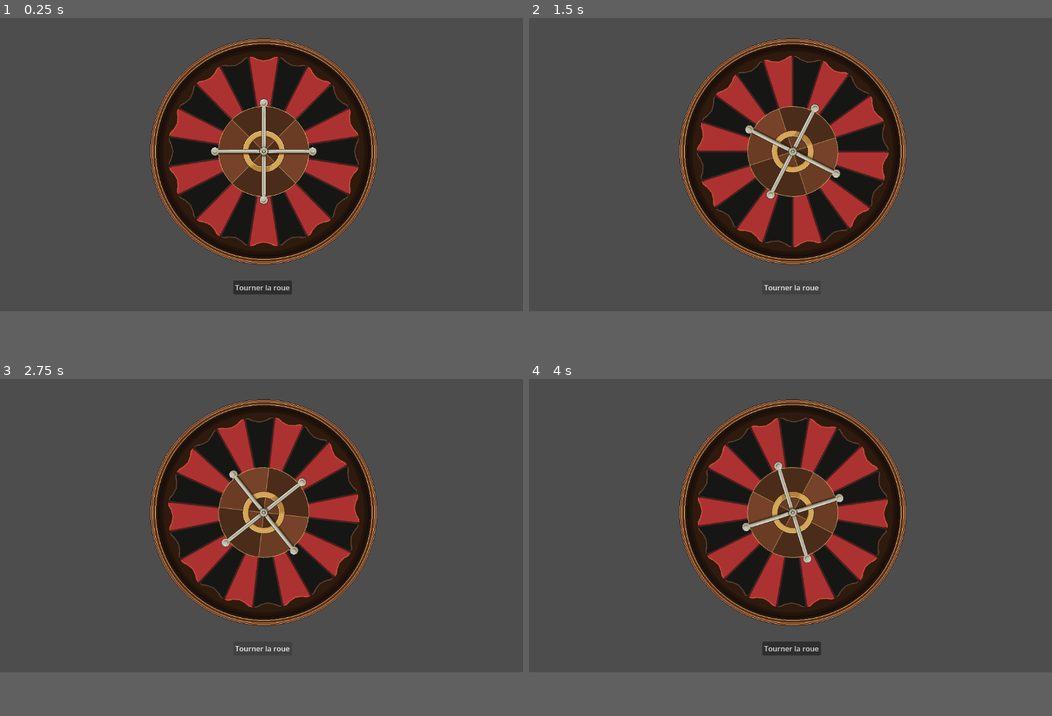
Above: before the commit, frames 1-4 (two rows, left to right).
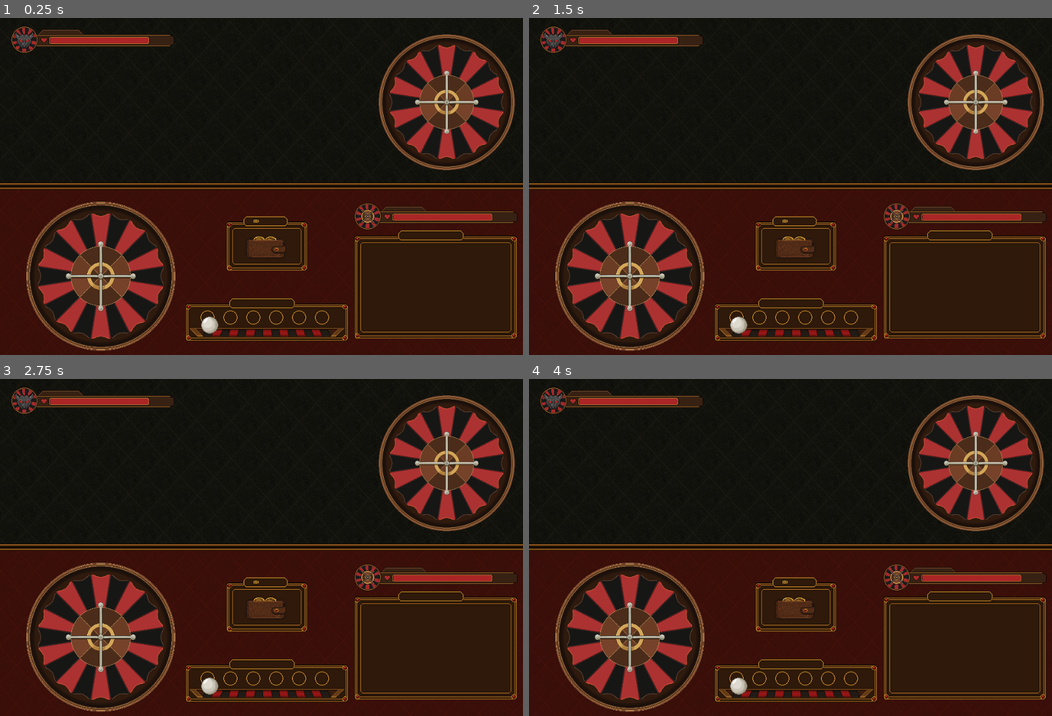
Above: after the commit, the same moments.

Repository: mgrass-dev/spin-it
Game: Godot game, scene res://scenes/main.tscn
The game is run twice, just before and just after one commit, with the same random seed, the same clock (stepped at 60 frames per second) and the same inputs.
Inputs (mouse positions are in pixels of both pictures, inside the frame that each line leads up to):
- Up to frame 1 (0.25 s): no input
- Up to frame 2 (1.5 s): click (790, 287) at 0.5 s, where only the run before the commit has a clickable "Tourner la roue"; click (790, 287) at 1.25 s, where only the run before the commit has a clickable "Tourner la roue"
- Up to frame 3 (2.75 s): click (261, 648) at 2 s, where only the run before the commit has a clickable "Tourner la roue"
- Up to frame 4 (4 s): move the mouse to (905, 510) at 2.77 s; click (905, 510) at 2.92 s; drag from (685, 540) to (858, 523) at 3.52 s
In our replay, the window is 799x449 before the commit and 799x516 after it. These sizes can differ from the game's own. Grey fills any space a smaller window leaves; there, only what the larger window draws over its background counts as a difference.

The runs differ from the first frame. In frame 1, 83% of the frame differs, in the area x 0-100%, y 0-100%; in frame 2, 83%; in frame 3, 83%; in frame 4, 83%.

Commit message:
feat: implement battle layout with drag-to-spin ball mechanic
- Set viewport to 960x620 matching sprite dimensions
- Build full battle scene: backgrounds, separator, health bars, two wheels, wallet/ball/modifier HUDs
- Replace spin button with drag-and-drop ball: pick up ball to start wheel spinning, drop on wheel to decelerate and land precisely on a random item
- Ball renders above wheel (z_index=2); backgrounds scaled 1.1x vertically to eliminate gaps around separator

Diff:
--- a/project.godot
+++ b/project.godot
@@ -15,6 +15,11 @@
 config/features=PackedStringArray("4.6", "GL Compatibility")
 config/icon="res://icon.svg"
 
+[display]
+
+window/size/viewport_width=960
+window/size/viewport_height=620
+
 [physics]
 
 3d/physics_engine="Jolt Physics"
--- a/scenes/ball.tscn
+++ b/scenes/ball.tscn
@@ -3,14 +3,8 @@
 [ext_resource type="Script" uid="uid://cvqb5r8kmt123" path="res://scripts/ball.gd" id="1_bi001"]
 [ext_resource type="Texture2D" uid="uid://ddyqso6d2sm6k" path="res://sprites/billes/bille_blanche.png" id="2_bi002"]
 
-[sub_resource type="CircleShape2D" id="CircleShape2D_bi003"]
-radius = 16.0
-
-[node name="Ball" type="RigidBody2D"]
+[node name="Ball" type="Node2D"]
 script = ExtResource("1_bi001")
 
 [node name="Sprite2D" type="Sprite2D" parent="."]
 texture = ExtResource("2_bi002")
-
-[node name="CollisionShape2D" type="CollisionShape2D" parent="."]
-shape = SubResource("CircleShape2D_bi003")
--- a/scenes/main.tscn
+++ b/scenes/main.tscn
@@ -1,29 +1,65 @@
 [gd_scene format=3 uid="uid://bjmfvq2gql273"]
 
-[ext_resource type="PackedScene" uid="uid://b1oi25satqc2b" path="res://scenes/wheel.tscn" id="1_0wfyh"]
-[ext_resource type="Script" uid="uid://clsveshb4uka" path="res://scripts/main.gd" id="1_sugp2"]
-[ext_resource type="PackedScene" uid="uid://8kp7fp086lf0" path="res://scenes/spin_button.tscn" id="2_sugp2"]
+[ext_resource type="PackedScene" uid="uid://b1oi25satqc2b" path="res://scenes/wheel.tscn" id="1_wheel"]
+[ext_resource type="Script" uid="uid://clsveshb4uka" path="res://scripts/main.gd" id="1_script"]
+[ext_resource type="PackedScene" uid="uid://d8rin1idfaff" path="res://scenes/ball.tscn" id="2_ball"]
+[ext_resource type="Texture2D" uid="uid://dkebnr0474l07" path="res://sprites/background/fond_ennemi.png" id="3_enemy_bg"]
+[ext_resource type="Texture2D" uid="uid://dufvspmj8ri5g" path="res://sprites/background/fond_joueur.png" id="4_player_bg"]
+[ext_resource type="Texture2D" uid="uid://dgu3bykqg77sd" path="res://sprites/background/barre_de_séparation.png" id="5_separator"]
+[ext_resource type="Texture2D" uid="uid://d08syq3ek6nee" path="res://sprites/hud/barre_de_vie_ennemi.png" id="6_enemy_hp"]
+[ext_resource type="Texture2D" uid="uid://bqedb6wkxmhsu" path="res://sprites/hud/barre_de_vie_perso.png" id="7_player_hp"]
+[ext_resource type="Texture2D" uid="uid://d3f6vbykshamd" path="res://sprites/hud/hud_portemonnaie.png" id="8_wallet"]
+[ext_resource type="Texture2D" uid="uid://crvcgeqwk3yuy" path="res://sprites/hud/hud_bille.png" id="9_hud_ball"]
+[ext_resource type="Texture2D" uid="uid://cv2fo2kuwiwf1" path="res://sprites/hud/hud_modificateur.png" id="10_modifier"]
 
 [node name="Main" type="Node2D" unique_id=1165397904]
-script = ExtResource("1_sugp2")
+script = ExtResource("1_script")
 
 [node name="Camera2D" type="Camera2D" parent="." unique_id=2019002469]
 anchor_mode = 0
 
-[node name="Wheel" parent="." unique_id=1552624772 instance=ExtResource("1_0wfyh")]
-position = Vector2(581, 295)
+[node name="EnemyBackground" type="Sprite2D" parent="." unique_id=200000001]
+position = Vector2(480, 150)
+scale = Vector2(1.0, 1.1)
+texture = ExtResource("3_enemy_bg")
 
-[node name="CanvasLayer" type="CanvasLayer" parent="." unique_id=1624975426]
+[node name="PlayerBackground" type="Sprite2D" parent="." unique_id=200000002]
+position = Vector2(480, 470)
+scale = Vector2(1.0, 1.1)
+texture = ExtResource("4_player_bg")
 
-[node name="SpinButton" parent="CanvasLayer" unique_id=2012166343 instance=ExtResource("2_sugp2")]
-anchors_preset = 7
-anchor_left = 0.5
-anchor_top = 1.0
-anchor_right = 0.5
-anchor_bottom = 1.0
-offset_left = -62.5
-offset_top = -68.0
-offset_right = 66.5
-offset_bottom = -37.0
-grow_horizontal = 2
-grow_vertical = 0
+[node name="Separator" type="Sprite2D" parent="." unique_id=200000003]
+position = Vector2(480, 310)
+texture = ExtResource("5_separator")
+
+[node name="EnemyHealthBar" type="Sprite2D" parent="." unique_id=200000004]
+position = Vector2(170, 40)
+texture = ExtResource("6_enemy_hp")
+
+[node name="EnemyWheel" parent="." unique_id=200000005 instance=ExtResource("1_wheel")]
+position = Vector2(820, 155)
+scale = Vector2(0.5, 0.5)
+
+[node name="PlayerWheel" parent="." unique_id=1552624772 instance=ExtResource("1_wheel")]
+position = Vector2(185, 475)
+scale = Vector2(0.55, 0.55)
+
+[node name="PlayerHealthBar" type="Sprite2D" parent="." unique_id=200000006]
+position = Vector2(800, 365)
+texture = ExtResource("7_player_hp")
+
+[node name="HudWallet" type="Sprite2D" parent="." unique_id=200000007]
+position = Vector2(490, 415)
+texture = ExtResource("8_wallet")
+
+[node name="HudBall" type="Sprite2D" parent="." unique_id=200000008]
+position = Vector2(490, 555)
+texture = ExtResource("9_hud_ball")
+
+[node name="HudModifier" type="Sprite2D" parent="." unique_id=200000009]
+position = Vector2(800, 490)
+texture = ExtResource("10_modifier")
+
+[node name="Ball" parent="." unique_id=200000010 instance=ExtResource("2_ball")]
+position = Vector2(385, 565)
+z_index = 2
--- a/scripts/ball.gd
+++ b/scripts/ball.gd
@@ -1,3 +1,27 @@
-extends RigidBody2D
+extends Node2D
 
-# Ball contact detection is handled by WheelItem (Area2D.body_entered).
+signal picked_up
+signal released(world_pos: Vector2)
+
+var _dragging := false
+var _origin: Vector2
+var _click_offset: Vector2
+
+func _ready() -> void:
+	_origin = global_position
+
+func _input(event: InputEvent) -> void:
+	if event is InputEventMouseButton and event.button_index == MOUSE_BUTTON_LEFT:
+		var mouse_pos := get_viewport().get_mouse_position()
+		if event.pressed and not _dragging:
+			if (mouse_pos - global_position).length() < 20.0:
+				_dragging = true
+				_click_offset = global_position - mouse_pos
+				picked_up.emit()
+		elif not event.pressed and _dragging:
+			_dragging = false
+			released.emit(global_position)
+			global_position = _origin
+
+	if event is InputEventMouseMotion and _dragging:
+		global_position = get_viewport().get_mouse_position() + _click_offset
--- a/scripts/main.gd
+++ b/scripts/main.gd
@@ -1,11 +1,19 @@
 extends Node2D
 
-@onready var spin_button = $CanvasLayer/SpinButton
-@onready var wheel = $Wheel
+@onready var player_wheel: Node2D = $PlayerWheel
+@onready var ball: Node2D = $Ball
+
+# Roue_fond.png is 500x500, so visual radius = 250px; PlayerWheel scale = 0.65
+const WHEEL_VISUAL_RADIUS := 250.0
 
 func _ready() -> void:
+	ball.picked_up.connect(_on_ball_picked_up)
+	ball.released.connect(_on_ball_released)
 
-	print("wheel: ", wheel)
-	print("spin_button: ", spin_button)
+func _on_ball_picked_up() -> void:
+	player_wheel.start_spinning()
 
-	wheel.connect_to_button(spin_button)
+func _on_ball_released(world_pos: Vector2) -> void:
+	var dist: float = (world_pos - player_wheel.global_position).length()
+	if dist <= WHEEL_VISUAL_RADIUS * player_wheel.scale.x:
+		player_wheel.stop_on_random_item()
--- a/scripts/wheel.gd
+++ b/scripts/wheel.gd
@@ -29,27 +29,39 @@
 		item.slot_color = WheelItem.SlotColor.BLACK if i % 2 == 0 else WheelItem.SlotColor.RED
 		item.modifier = values[i]
 		_spinning_part.add_child(item)
-		item.ball_hit.connect(slow_down)
 
-func connect_to_button(button: Button) -> void:
-	button.spin_requested.connect(_on_spin_requested)
+func start_spinning() -> void:
+	if _tween and _tween.is_valid():
+		_tween.kill()
+	var speed := max_spins / spin_duration
+	var spin_count := 30.0
+	_tween = create_tween()
+	_tween.tween_property(_spinning_part, "rotation",
+		_spinning_part.rotation + TAU * spin_count,
+		spin_count / speed)\
+		.set_trans(Tween.TRANS_LINEAR)
 
-func _on_spin_requested() -> void:
-	var spins = randf_range(min_spins, max_spins)
+func stop_on_random_item() -> void:
+	if _tween and _tween.is_valid():
+		_tween.kill()
+
+	var items: Array = []
+	for child in _spinning_part.get_children():
+		if child is WheelItem:
+			items.append(child)
+	if items.is_empty():
+		return
+
+	var target: WheelItem = items[randi() % items.size()]
+	var item_angle := target.position.angle()
+
+	# Align target item to the top pointer (-PI/2 in Godot's Y-down system)
+	var base := -PI / 2.0 - item_angle
+	var current_r := _spinning_part.rotation
+	var n := ceili((current_r + TAU - base) / TAU)
+	var target_r := base + n * TAU
+
 	_tween = create_tween()
-	_tween.tween_property(_spinning_part, "rotation", _spinning_part.rotation + TAU * spins, spin_duration)\
+	_tween.tween_property(_spinning_part, "rotation", target_r, spin_duration)\
 		.set_trans(Tween.TRANS_CUBIC)\
 		.set_ease(Tween.EASE_OUT)
-
-func slow_down(item: Area2D) -> void:
-	if _tween == null or not _tween.is_valid():
-		return
-	_tween.kill()
-	var mod_node = item.get_node_or_null("Modifier")
-	if mod_node and mod_node.has_method("apply"):
-		mod_node.apply(self)
-	var tween = create_tween()
-	tween.tween_property(_spinning_part, "rotation", _spinning_part.rotation + TAU * 0.25, spin_duration * 0.3)\
-		.set_trans(Tween.TRANS_CUBIC)\
-		.set_ease(Tween.EASE_OUT)
-	_tween = tween
